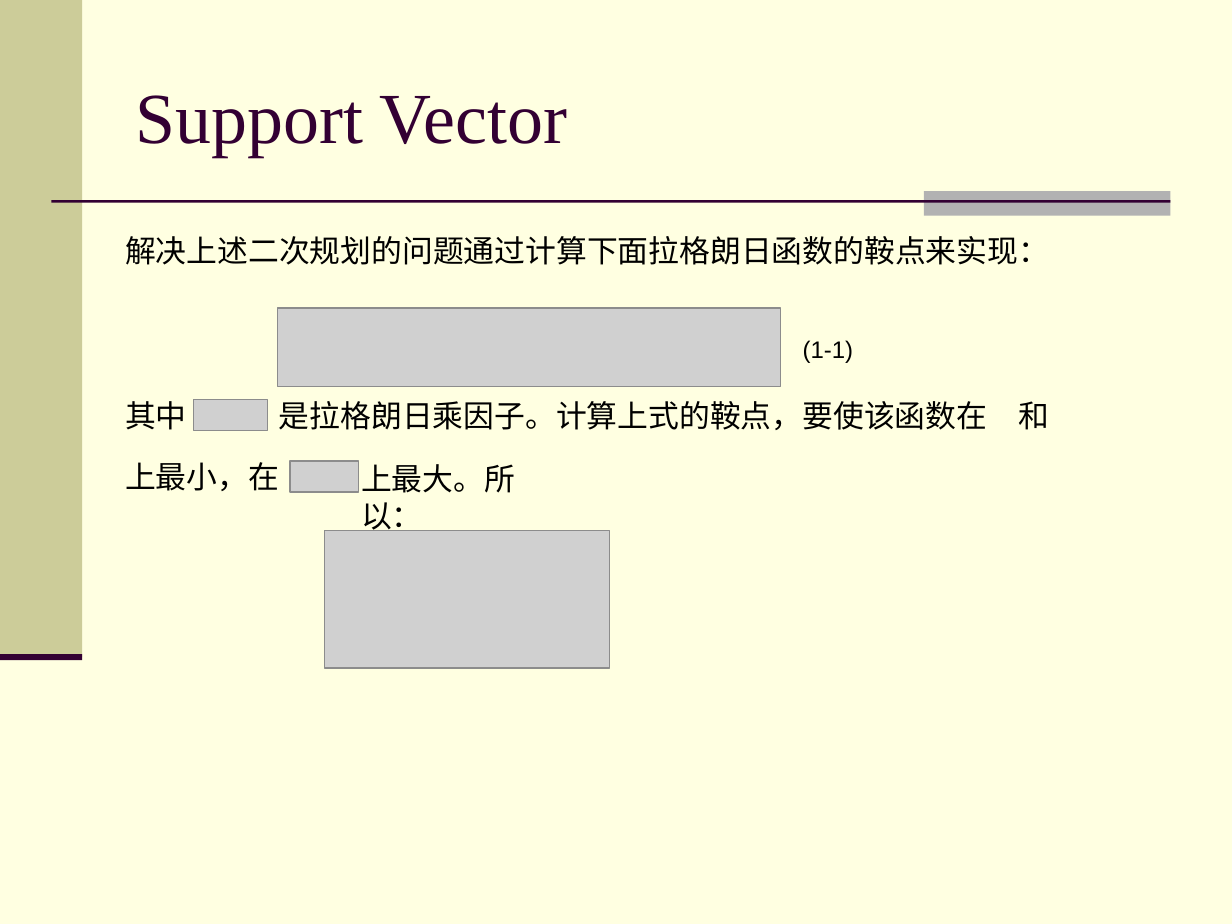
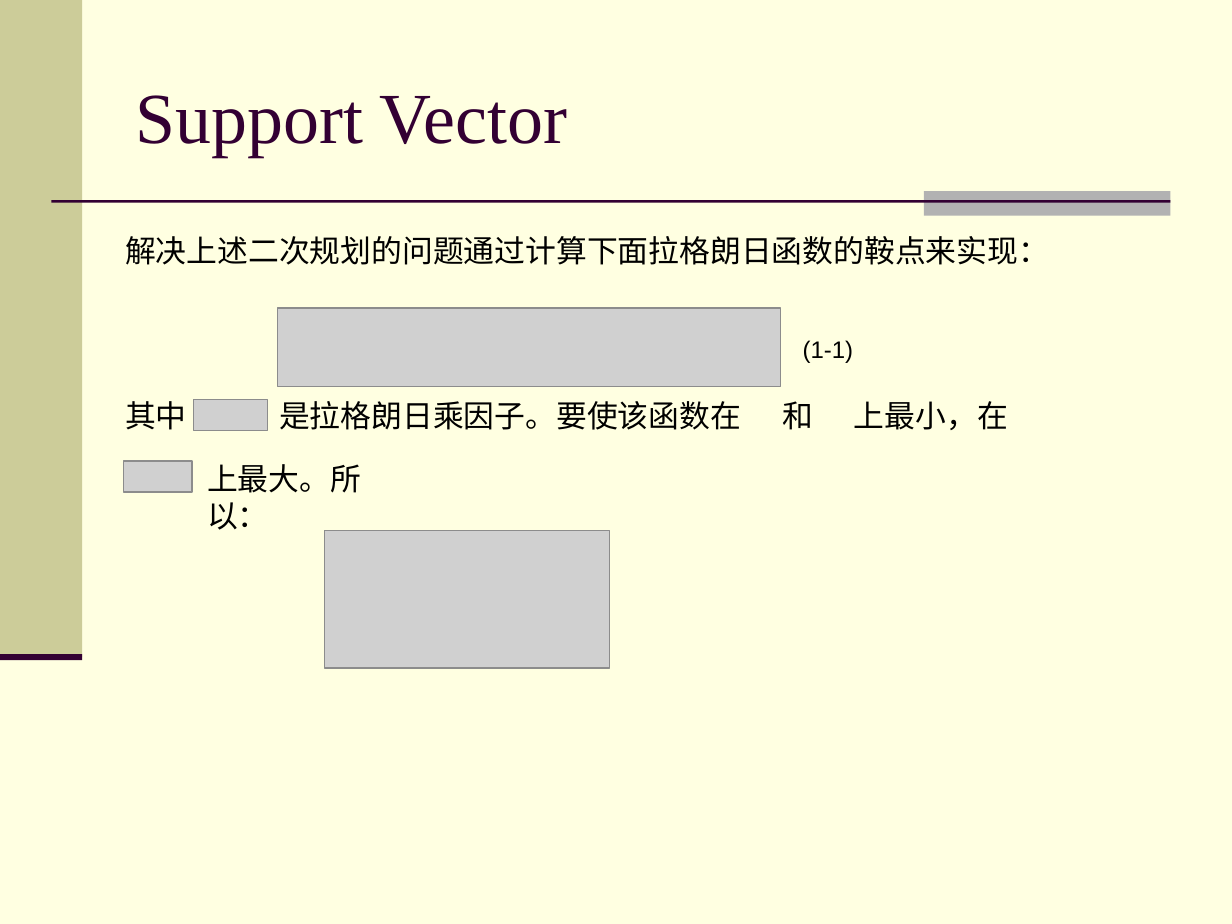
Before and after one commit to clickwise/user_click, a slide deck: slide 18 of docs/Introduction to Machine Learning.ppt (slide 15 before the commit). Drawn at 1232x924 pixels with LibreOffice and Linux fonts; fonts in the diff are those of the drawing; grey boxes stand for pictures; background and template pictures are left out. Boxes give left, top, right and bottom in pixels: in the first picture for what was removed or moved away, otherwise in the second. Text is boxed around its words. In the diff, an @@ line names an element or a change of style, - is before the commit and + after.

```diff
--- a/docs/Introduction to Machine Learning.ppt
+++ b/docs/Introduction to Machine Learning.ppt
@@ text at (279,401,741,430): text changed @@
-是拉格朗日乘因子。计算上式的鞍点，要使该函数在
+是拉格朗日乘因子。要使该函数在
@@ text "和": place and size @@
-text "和" at (1018,401,1049,430)
+text "和" at (782,401,813,430)
@@ text "上最小，在": place and size @@
-text "上最小，在" at (125,462,279,491)
+text "上最小，在" at (854,401,1008,430)
@@ picture: place and size @@
-picture at (290,461,359,492)
+picture at (123,461,192,492)
@@ text "上最大。所以：" rewrapped from (361,464,515,536) to (207,464,361,530) @@
```
Also in this commit, not shown: 3 other slides changed, 5 slides added, 3 slides removed, 3 other files.
